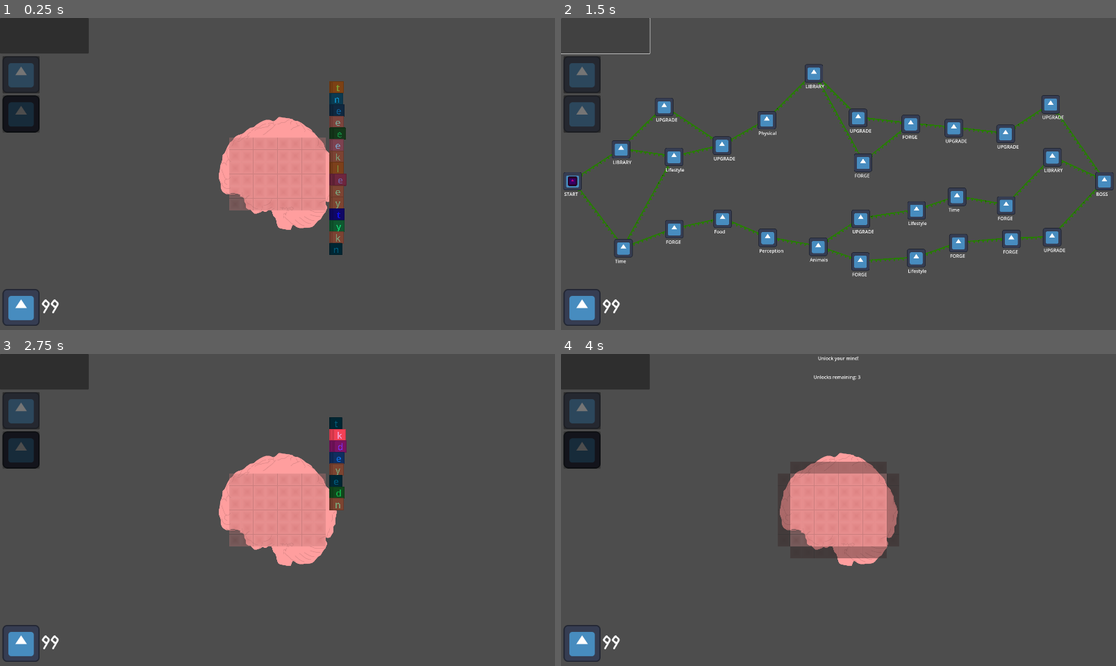
Above: before the commit, frames 1-4 (two rows, left to right).
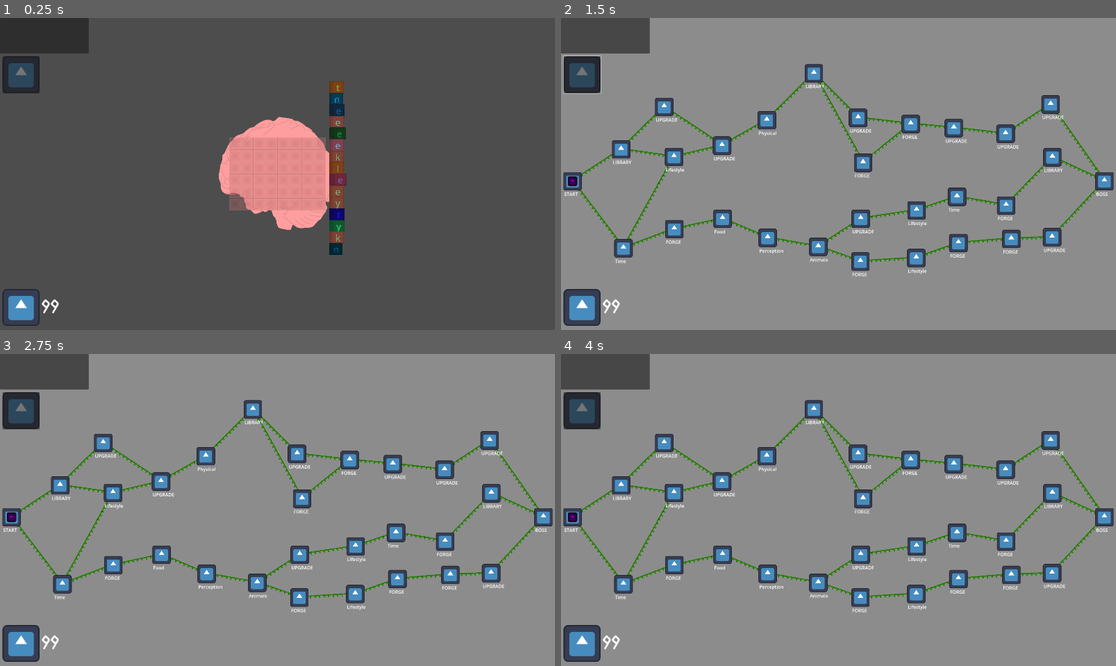
Above: after the commit, the same moments.

Repository: hulien22/ldjam54
Game: Godot game, scene res://scenes/main.tscn
The game is run twice, just before and just after one commit, with the same random seed, the same clock (stepped at 60 frames per second) and the same inputs. The engine's default icon, where the game draws it, is replaced by a stand-in: a white triangle on a blue panel in a dark square.
Inputs (mouse positions are in pixels of both pictures, inside the frame that each line leads up to):
- Up to frame 1 (0.25 s): no input
- Up to frame 2 (1.5 s): click (583, 74) at 0.5 s; click (605, 36) at 1.25 s
- Up to frame 3 (2.75 s): click (61, 485) at 2.02 s
- Up to frame 4 (4 s): click (605, 372) at 2.75 s; click (666, 444) at 3.52 s

The runs differ from the first frame. In frame 1, 0.8% of the frame differs, in the area x 0-8%, y 24-37%; in frame 2, 89%; in frame 3, 96%, in the area x 0-100%, y 0-100%; in frame 4, 96%.

Commit message:
basic previews

Diff:
--- /dev/null
+++ b/scenes/BrainPreview.tscn
@@ -0,0 +1,28 @@
+[gd_scene load_steps=3 format=3 uid="uid://bdwqktdp0bssu"]
+
+[ext_resource type="Shader" path="res://shaders/blur.gdshader" id="1_ckehs"]
+
+[sub_resource type="ShaderMaterial" id="ShaderMaterial_omvxa"]
+shader = ExtResource("1_ckehs")
+shader_parameter/blur_amount = 2.0
+
+[node name="scene" type="Node2D"]
+
+[node name="ColorRect2" type="ColorRect" parent="."]
+material = SubResource("ShaderMaterial_omvxa")
+offset_right = 1921.0
+offset_bottom = 1077.0
+color = Color(0.462745, 0.462745, 0.462745, 0.435294)
+
+[node name="ColorRect4" type="ColorRect" parent="."]
+offset_right = 1921.0
+offset_bottom = 1077.0
+color = Color(0, 0, 0, 0.435294)
+
+[node name="ColorRect3" type="ColorRect" parent="."]
+visible = false
+offset_left = 280.0
+offset_top = 137.0
+offset_right = 1626.0
+offset_bottom = 922.0
+color = Color(0.462745, 0.462745, 0.462745, 1)
--- /dev/null
+++ b/scenes/PlainScene.tscn
@@ -0,0 +1,8 @@
+[gd_scene format=3 uid="uid://cim8agmfowbt3"]
+
+[node name="scene" type="Node2D"]
+
+[node name="ColorRect" type="ColorRect" parent="."]
+offset_right = 1921.0
+offset_bottom = 1077.0
+color = Color(0.462745, 0.462745, 0.462745, 1)
--- a/scenes/main.tscn
+++ b/scenes/main.tscn
@@ -9,6 +9,8 @@
 [ext_resource type="PackedScene" uid="uid://ryagmgt1vqsb" path="res://scenes/upgrade.tscn" id="7_l25g6"]
 [ext_resource type="PackedScene" uid="uid://bd8ck0os5fgp" path="res://scenes/forge.tscn" id="8_3set1"]
 [ext_resource type="PackedScene" uid="uid://c2t66apu50q7i" path="res://scenes/AudioPlayer.tscn" id="9_d1na7"]
+[ext_resource type="PackedScene" uid="uid://cim8agmfowbt3" path="res://scenes/PlainScene.tscn" id="9_d7rch"]
+[ext_resource type="PackedScene" uid="uid://bdwqktdp0bssu" path="res://scenes/BrainPreview.tscn" id="10_aulcq"]
 [ext_resource type="PackedScene" uid="uid://bcagiv8ky6l6c" path="res://scenes/Brain.tscn" id="10_m2vja"]
 [ext_resource type="Texture2D" uid="uid://caiiw0boachdi" path="res://art/icon.svg" id="11_a2eth"]
 [ext_resource type="FontFile" uid="uid://cshv7yax3y1kc" path="res://fonts/DIOGENES.ttf" id="12_t31cu"]
@@ -26,6 +28,8 @@
 oracle_scene = ExtResource("6_pvrvx")
 upgrade_scene = ExtResource("7_l25g6")
 forge_scene = ExtResource("8_3set1")
+plain_scene = ExtResource("9_d7rch")
+brain_preview_scene = ExtResource("10_aulcq")
 
 [node name="SceneHolder" type="Node2D" parent="."]
 
@@ -35,12 +39,16 @@
 
 [node name="AudioPlayer" parent="." instance=ExtResource("9_d1na7")]
 
+[node name="BrainPreviewHolder" type="Node2D" parent="."]
+
 [node name="Brain" parent="." instance=ExtResource("10_m2vja")]
 visible = false
 z_index = 50
 z_as_relative = false
 starting_size = Vector2(8, 6)
 starting_offset = Vector2(2, 3)
+
+[node name="MapPreviewHolder" type="Node2D" parent="."]
 
 [node name="UI" type="Control" parent="."]
 layout_mode = 3
--- a/scenes/map.tscn
+++ b/scenes/map.tscn
@@ -16,6 +16,14 @@
 jitter_length_radius = 20.0
 length_bias = 0.4
 
+[node name="ColorRect" type="ColorRect" parent="."]
+z_index = -20
+z_as_relative = false
+offset_right = 1924.0
+offset_bottom = 1082.0
+color = Color(0.54902, 0.54902, 0.54902, 1)
+
+[node name="MapHolder" type="Node2D" parent="."]
+
 [node name="PlayerMapMarker" parent="." instance=ExtResource("2_ccopb")]
 modulate = Color(0.772549, 0, 0.52549, 1)
-z_index = 100
--- a/scripts/Map.gd
+++ b/scripts/Map.gd
@@ -43,7 +43,7 @@
 	var boss = location_scene.instantiate()
 	var empty: Array[Location]
 	boss.init(Location.LOCATION.BOSS, Vector2(length_offset, center_height), false, empty)
-	add_child(boss)
+	$MapHolder.add_child(boss)
 	boss.moved_to_location.connect(_on_moved_to_location)
 
 	var prev_layer: Array[Location] = [boss]
@@ -62,7 +62,7 @@
 			var node = location_scene.instantiate()
 			var total_radius = (float(width-rand_width+1)/width * total_width)/2 * jitter_width_bias
 			node.init(random_location(), Vector2(length_offset + rng.randf_range(-jitter_length_radius, jitter_length_radius), width_offset + rng.randf_range(-total_radius, total_radius)), is_active, connections)
-			add_child(node)
+			$MapHolder.add_child(node)
 			node.moved_to_location.connect(_on_moved_to_location)
 			width_offset += total_width/(rand_width-1)
 			cur_layer.append(node)
@@ -70,7 +70,7 @@
 
 	var start = location_scene.instantiate()
 	start.init(Location.LOCATION.START, Vector2(left_margin, center_height), false, prev_layer)
-	add_child(start)
+	$MapHolder.add_child(start)
 	start.moved_to_location.connect(_on_moved_to_location)
 
 	current_location = start
@@ -83,3 +83,7 @@
 	$PlayerMapMarker.position = location.position
 	moved_to_location.emit(location)
 	print(location.position)
+
+func set_enabled(enabled: bool = true):
+	for connection in current_location.connections:
+		connection.activate(enabled)
--- a/scripts/main.gd
+++ b/scripts/main.gd
@@ -7,14 +7,27 @@
 @export var oracle_scene: PackedScene
 @export var upgrade_scene: PackedScene
 @export var forge_scene: PackedScene
+@export var plain_scene: PackedScene
+@export var brain_preview_scene: PackedScene
+
+enum GameSceneState {
+	PREVIEW_MAP,
+	PREVIEW_BRAIN,
+	ON_MAP,
+	IN_LEVEL,
+};
+
+var scene_state_: GameSceneState = GameSceneState.IN_LEVEL;
 
 var map
+var brain_preview
 var current_node
 
 func _ready():
 	show_brain(false);
 	map = map_scene.instantiate()
 	map.connect("moved_to_location", _on_moved_to_location)
+	brain_preview = brain_preview_scene.instantiate()
 	$UI/MapBtn/Button.pressed.connect(self.show_map_preview);
 	$UI/BrainBtn/Button.pressed.connect(self.show_brain_preview);
 	show_first_level()
@@ -65,6 +78,7 @@
 			node.connect("start_forge_phase", _start_forge_phase);
 			node.connect("end_forge_phase", _end_forge_phase);
 			show_brain(false);
+	scene_state_ = GameSceneState.IN_LEVEL
 	$SceneHolder.add_child(node)
 	current_node = node
 	$SceneHolder.remove_child(map)
@@ -79,16 +93,17 @@
 		$SceneHolder.remove_child(current_node)
 		current_node.queue_free();
 	show_brain(false);
+	scene_state_ = GameSceneState.ON_MAP
 	$SceneHolder.add_child(map)
 
 func show_brain(show: bool = true):
 	$Brain.visible = show;
 	if show:
 		$UI/BrainBtn/Button.disabled = true;
-		$UI/BrainBtn.modulate = Color.DIM_GRAY;
+		$UI/BrainBtn.hide();
 	else:
 		$UI/BrainBtn/Button.disabled = false;
-		$UI/BrainBtn.modulate = Color.WHITE;
+		$UI/BrainBtn.show();
 
 func _start_combat_phase(global_posn:Vector2):
 	# set the brain to the correct phase
@@ -150,8 +165,44 @@
 	$Brain.spawn_new_word(w, Vector2(200,40));
 	show_brain(true);
 
+
+var map_preview_was_brain_visible:bool = false;
 func show_map_preview():
-	pass
+	# hide and show brain? need to recall where brain was?
+	match scene_state_:
+		GameSceneState.IN_LEVEL:
+			$SceneHolder.remove_child(current_node);
+			$MapPreviewHolder.add_child(map);
+			map.set_enabled(false);
+			map_preview_was_brain_visible = $Brain.visible;
+			$Brain.hide();
+			scene_state_ = GameSceneState.PREVIEW_MAP;
+		GameSceneState.PREVIEW_MAP:
+			$MapPreviewHolder.remove_child(map);
+			$SceneHolder.add_child(current_node);
+			map.set_enabled(true);
+			$Brain.visible = map_preview_was_brain_visible;
+			scene_state_ = GameSceneState.IN_LEVEL;
+
 
 func show_brain_preview():
-	pass
+	match scene_state_:
+		GameSceneState.IN_LEVEL:
+#			$SceneHolder.remove_child(current_node);
+			$BrainPreviewHolder.add_child(brain_preview);
+			$Brain.global_position = get_viewport_rect().size / 2;
+			$Brain.set_state(Global.BrainState.ADDING_NEW_WORDS);
+			$Brain.show();
+			scene_state_ = GameSceneState.PREVIEW_BRAIN;
+		GameSceneState.ON_MAP:
+#			$SceneHolder.remove_child(map);
+			$BrainPreviewHolder.add_child(brain_preview);
+			$Brain.set_state(Global.BrainState.ADDING_NEW_WORDS);
+			$Brain.global_position = get_viewport_rect().size / 2;
+			$Brain.show();
+			scene_state_ = GameSceneState.PREVIEW_BRAIN;
+		GameSceneState.PREVIEW_BRAIN:
+			$BrainPreviewHolder.remove_child(brain_preview);
+#			$SceneHolder.add_child(current_node);
+			$Brain.hide();
+			scene_state_ = GameSceneState.IN_LEVEL;
--- /dev/null
+++ b/shaders/blur.gdshader
@@ -0,0 +1,28 @@
+// https://github.com/godotengine/godot-demo-projects/blob/master/2d/sprite_shaders/shaders/blur.gdshader
+//
+//shader_type canvas_item;
+//render_mode blend_mix;
+//
+//uniform float radius = 4.0;
+//
+//void fragment() {
+//	vec4 col = texture(TEXTURE, UV);
+//	vec2 ps = TEXTURE_PIXEL_SIZE;
+//
+//	col += texture(TEXTURE, UV + vec2(0.0, -radius) * ps);
+//	col += texture(TEXTURE, UV + vec2(0.0, radius) * ps);
+//	col += texture(TEXTURE, UV + vec2(-radius, 0.0) * ps);
+//	col += texture(TEXTURE, UV + vec2(radius, 0.0) * ps);
+//	col /= 5.0;
+//
+//	COLOR = col;
+//}
+
+shader_type canvas_item;
+
+uniform float blur_amount : hint_range(0, 5);
+uniform sampler2D SCREEN_TEXTURE : hint_screen_texture, filter_linear_mipmap;
+
+void fragment() {
+	COLOR = textureLod(SCREEN_TEXTURE, SCREEN_UV, blur_amount);
+}
Not shown: 1 places in scenes/location.tscn that only renumber resources
Not shown: 1 places in scenes/main.tscn that only renumber resources
